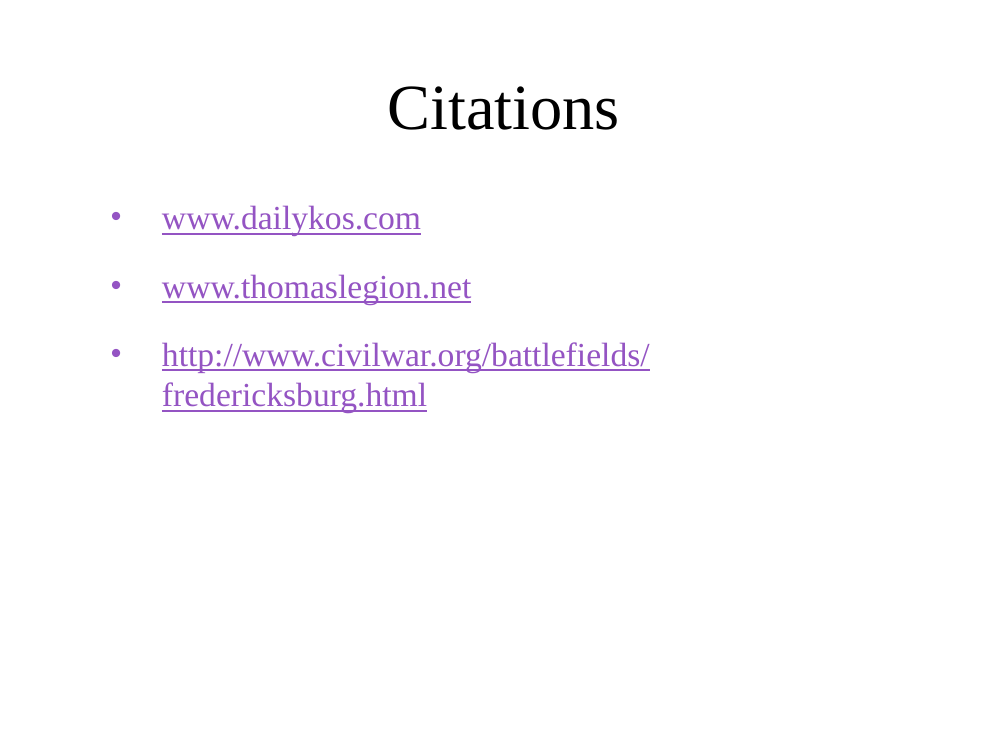
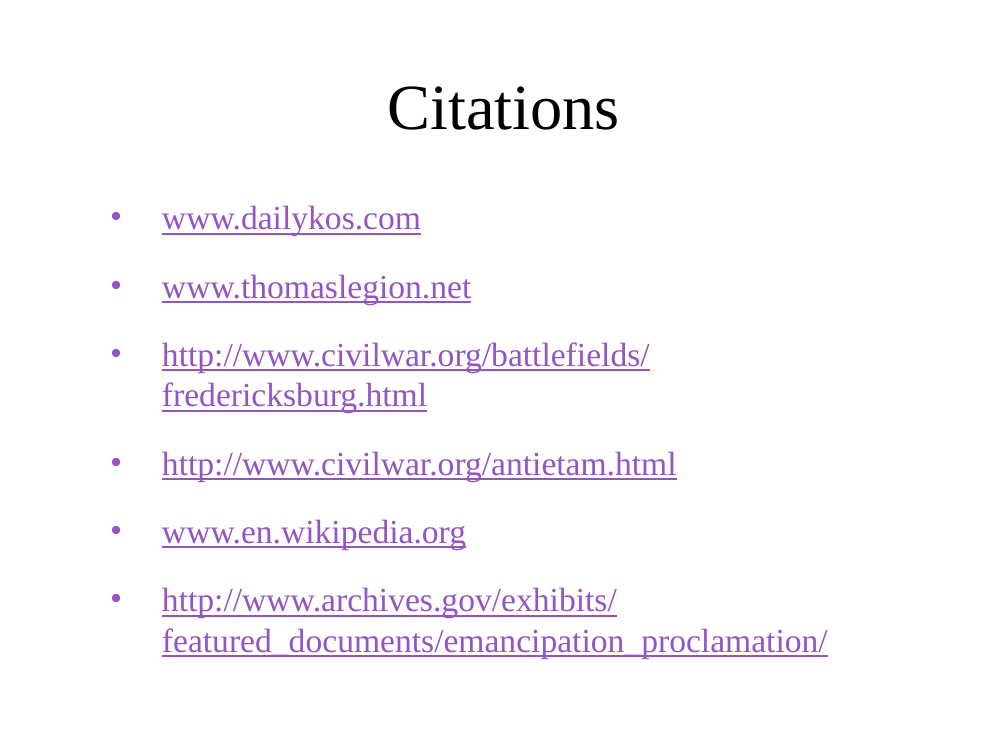
Before and after one commit to ngb3748/SS-Archive-proj, a slide deck: slide 37 of Archive project.pptx (slide 36 before the commit). Drawn at 1008x756 pixels with LibreOffice and Linux fonts; fonts in the diff are those of the drawing; background and template pictures are left out. Boxes give left, top, right and bottom in pixels: in the first picture for what was removed or moved away, otherwise in the second. Text is boxed around its words. In the diff, an @@ line names an element or a change of style, - is before the commit and + after.

Commit message:
Stuff

```diff
--- a/Archive project.pptx
+++ b/Archive project.pptx
@@ text at bbox=[162, 451, 828, 658]: paragraphs added @@
+• http://www.civilwar.org/antietam.html
+• www.en.wikipedia.org
+• http://www.archives.gov/exhibits/featured_documents/emancipation_proclamation/
```
Also in this commit, not shown: 3 other slides changed, 2 slides added.
